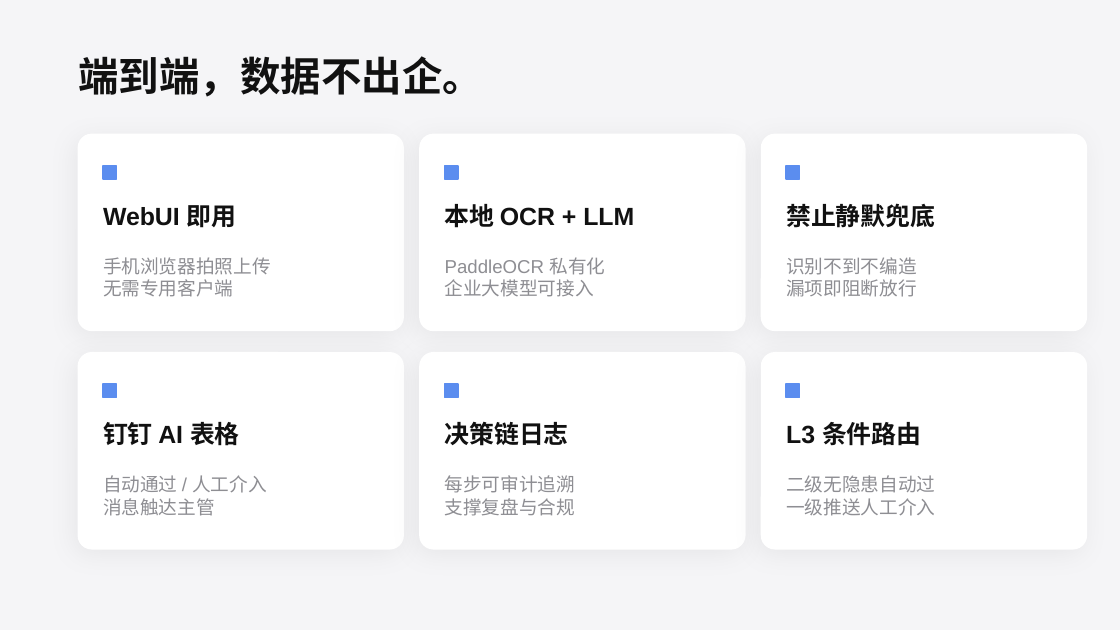
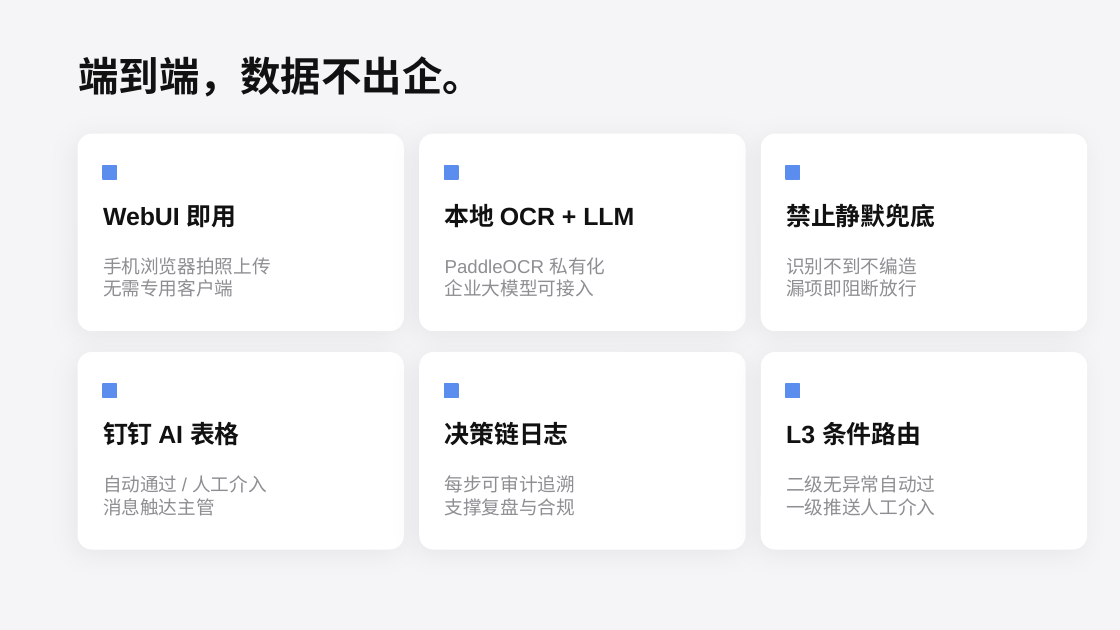
Before and after one commit to CFM503/player, a slide deck: slide 8 of 数字化安全监督员_宣传.pptx. Drawn at 1120x630 pixels with LibreOffice and Linux fonts; fonts in the diff are those of the drawing. Boxes give left, top, right and bottom in pixels: in the first picture for what was removed or moved away, otherwise in the second. Text is boxed around its words. In the diff, an @@ line names an element or a change of style, - is before the commit and + after.

```diff
--- a/数字化安全监督员_宣传.pptx
+++ b/数字化安全监督员_宣传.pptx
@@ text at (x1=786, y1=475, x2=935, y2=493): text changed @@
-二级无隐患自动过
+二级无异常自动过
```
Also in this commit, not shown: 5 other slides changed, 13 other files.
